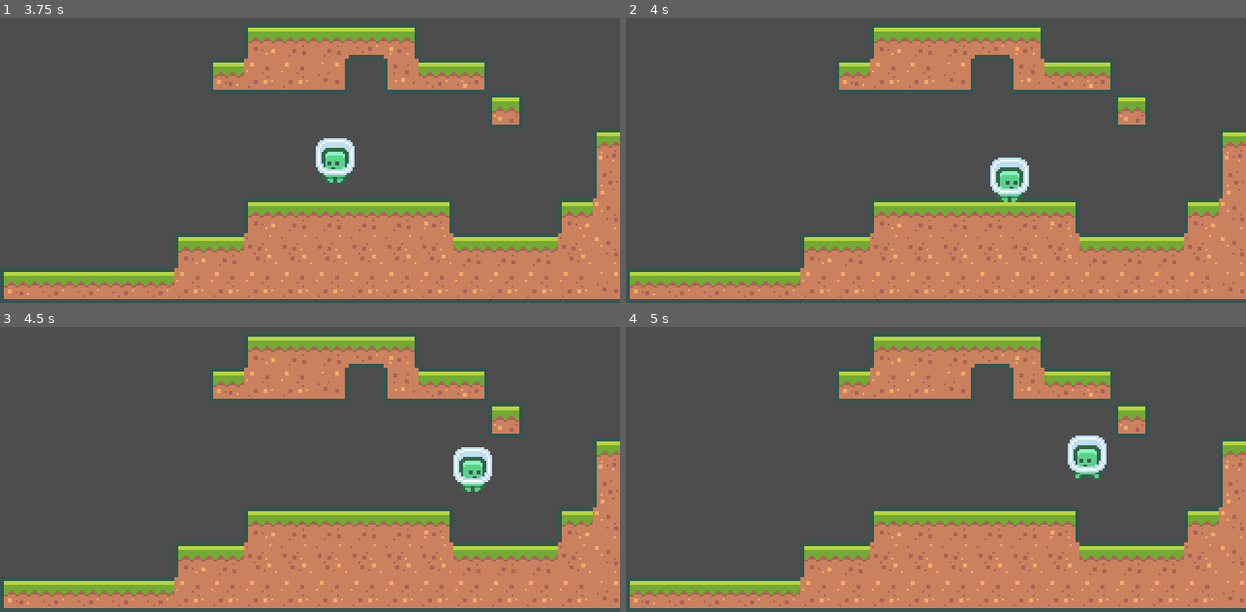
Above: before the commit, frames 1-4 (two rows, left to right).
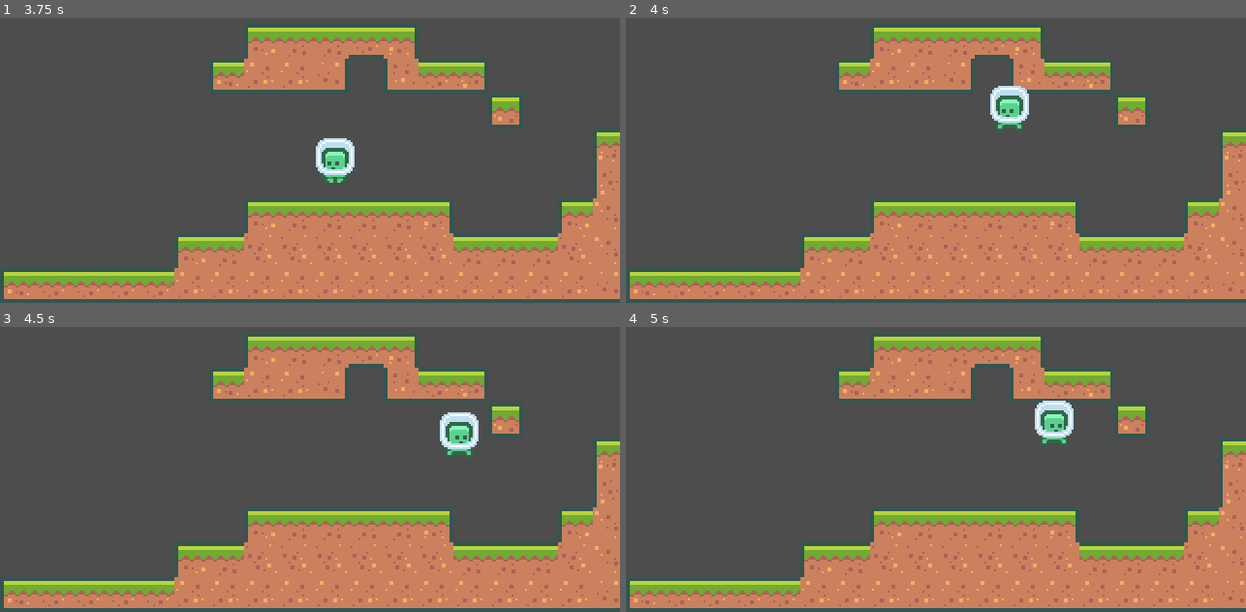
Above: after the commit, the same moments.

Repository: JonathanPlatner/platformer
Game: Godot game, scene res://Scenes/Sample.tscn
The game is run twice, just before and just after one commit, with the same random seed, the same clock (stepped at 60 frames per second) and the same inputs. The project has no main scene, so this scene is started directly.
Inputs:
- Up to frame 1 (3.75 s): tap Enter at 0.5 s; hold D (move_right) 0.53-2.03 s; tap Space (jump) at 0.6, 0.77, 1.07, 1.35, 1.52, 1.82, 2.1, 2.85, 3.02, 3.32, 3.6 s; hold A (move_left) 2.03-2.78 s; hold D (move_right) from 2.78 s (still down)
- Up to frame 2 (4 s): keep holding D (move_right); tap Space (jump) at 3.77 s
- Up to frame 3 (4.5 s): tap Space (jump) at 4.07, 4.35 s; release D (move_right) at 4.28 s; hold A (move_left) from 4.28 s (still down)
- Up to frame 4 (5 s): keep holding A (move_left); tap Space (jump) at 4.52, 4.82 s

Frame 1 is identical in both runs. In frame 2, 1.6% of the frame differs, in the area x 58-65%, y 23-65%; in frame 3, 1.6%; in frame 4, 1.7%, in the area x 65-78%, y 25-54%.

Commit message:
add jump buffering

Diff:
--- a/Scripts/StateMachine/Player/Fall.gd
+++ b/Scripts/StateMachine/Player/Fall.gd
@@ -8,16 +8,27 @@
 @export var acceleration: float = 200.0
 @export var gravity: float = 1100.0
 @export var max_fall_speed: float = 400
-@export var coyote_time: float = 0.25
+@export var coyote_time: float = 0.15
+@export var jump_buffer_time: float = 0.1
 
 @onready var _idle_state: State = get_node(idle_node)
 @onready var _move_state: State = get_node(move_node)
 @onready var _jump_state: State = get_node(jump_node)
 
+var buffering_jump: bool = false
+var jump_buffer_elapsed: float = 0.0
+
+func enter(previous_state: State):
+	super(previous_state)
+	jump_buffer_elapsed = 0.0
+
 func input(event: InputEvent) -> State:
 	if Input.is_action_just_pressed("jump"):
 		if _previous_state is Move and _state_timer <= coyote_time:
 			return _jump_state
+		else:
+			buffering_jump = true
+			jump_buffer_elapsed = 0.0
 	return null
 
 func physics_process(delta: float) -> State:
@@ -35,7 +46,14 @@
 	_entity.velocity = velocity
 	_entity.move_and_slide()
 
+	if buffering_jump:
+		jump_buffer_elapsed += delta
+		if jump_buffer_elapsed >= jump_buffer_time:
+			buffering_jump = false
+
 	if _entity.is_on_floor():
+		if buffering_jump:
+			return _jump_state
 		if _entity.velocity.x == 0 and target_velocity == 0:
 			return _idle_state
 		else:
